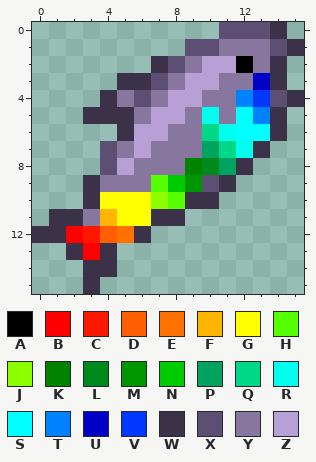
Pixel-art sprite, stored at ProfessionBound/items/consumables/cooks/fishingcooks/rainbowfish/cookedrainbowfish.png. Above: the version before the commit.
The file is 16x16 pixels. Colours within 5 levels of each other are drawn and written as one.
Palette (. is transparent): A #000000  B #ff0000  C #ff1800  D #ff5f00  E #ff7200  F #ffb500  G #ffff00  H #55ff00  J #8bff00  K #008400  L #00891d  M #009600  N #00cb00  P #00a35f  Q #00d888  R #00ffef  S #00ffff  T #0082ff  U #0000c7  V #0038ff  W #3b3149  X #5d4e74  Y #87769e  Z #b6a0d5
Now the later version:
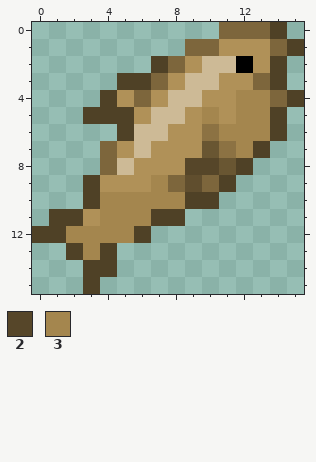
Colours new in this view: 2 #564629  3 #a4864e
Edits made:
@@ palette @@
-M #009600
+M #604e2e
-P #00a35f
+P #695632
-Q #00d888
+Q #8c7243
-W #3b3149
+W #4f4126
-X #5d4e74
+X #7d663c
-Y #87769e
+Y #b09158
-Z #b6a0d5
+Z #cdba96
@@ x 0..15 @@
  2 .......WXYZZAYW.
- 3 .....WWXYZZYYUW.
- 4 ....WYXYZZYYTVXW
- 5 ...WWWYZZYRYSTW.
- 6 .....WZZYYQRSSW.
- 7 ....XYZYYYPQRW..
- 8 ....XZYYYKLPW...
- 9 ...WYYYHNMXW....
-10 ...WGGGJHWW.....
-11 .WWYFGGWW.......
-12 WWBCDEW.........
-13 ..WBW...........
+ 3 .....WWXYZZYYXW.
+ 4 ....WYXYZZYY33XW
+ 5 ...WWWYZZY3Y33W.
+ 6 .....WZZYYQ333W.
+ 7 ....XYZYYYPQ3W..
+ 8 ....XZYYY22PW...
+ 9 ...WYYY3XMXW....
+10 ...W33333WW.....
+11 .WWY333WW.......
+12 WW3333W.........
+13 ..W3W...........
 14 ...WW...........
